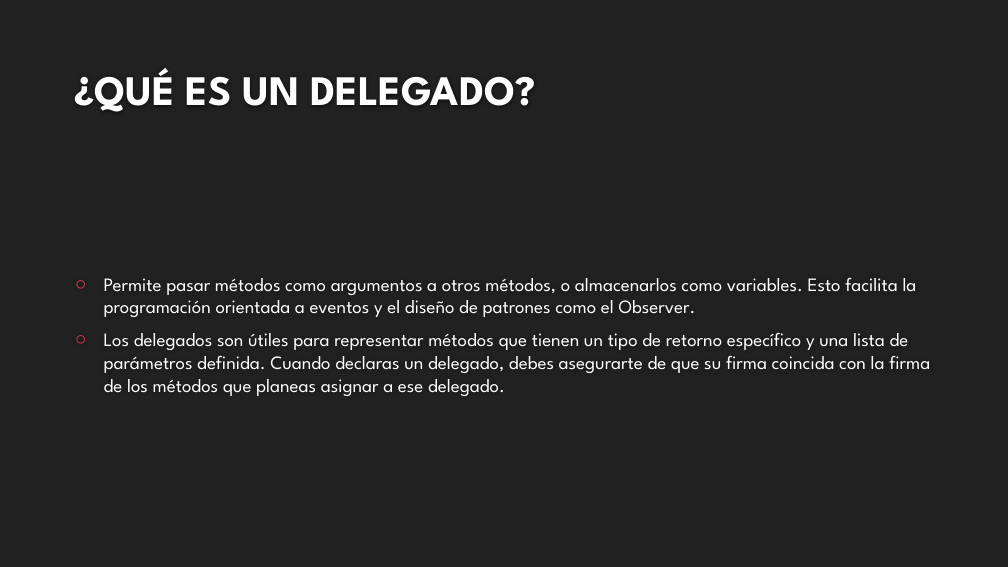
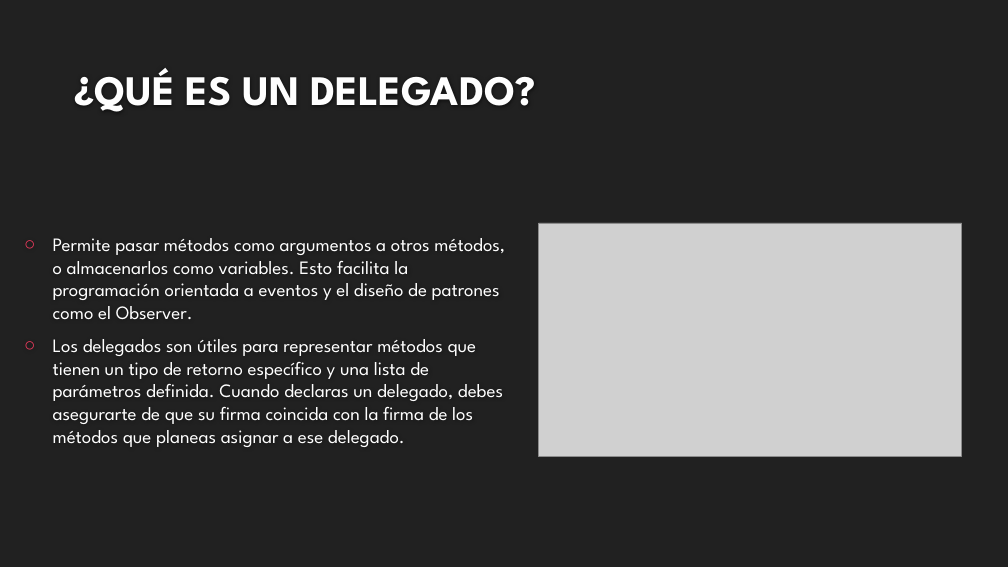
Before and after one commit to EmmisFrh12/Taller-2-Scripting, a slide deck: slide 2 of Presentación/TALLER 2 PRESENTACIÓN.pptx. Drawn at 1008x567 pixels with LibreOffice and Linux fonts; fonts in the diff are those of the drawing; grey boxes stand for pictures; background and template pictures are left out. Boxes give left, top, right and bottom in pixels: in the first picture for what was removed or moved away, otherwise in the second. Text is boxed around its words. In the diff, an @@ line names an element or a change of style, - is before the commit and + after.

```diff
--- a/Presentación/TALLER 2 PRESENTACIÓN.pptx
+++ b/Presentación/TALLER 2 PRESENTACIÓN.pptx
@@ text "Permite pasar métodos como argumentos ..." rewrapped from bbox=[104, 278, 930, 396] to bbox=[53, 238, 505, 447] @@
@@ picture added at bbox=[538, 223, 962, 456] @@
```
Also in this commit, not shown: 1 other slide changed, 8 other files.
